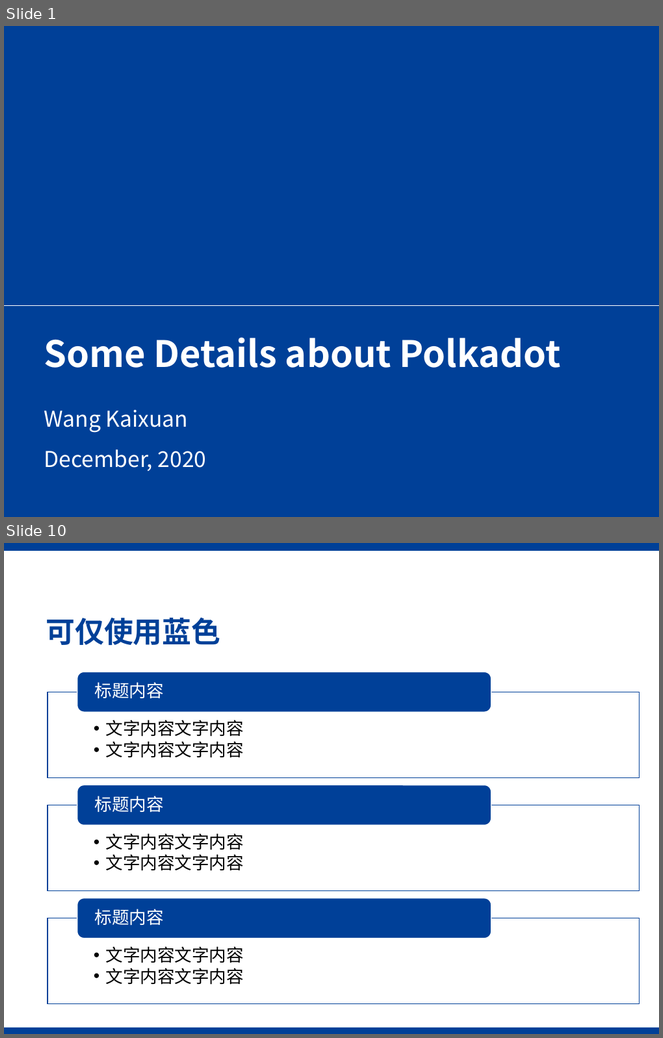
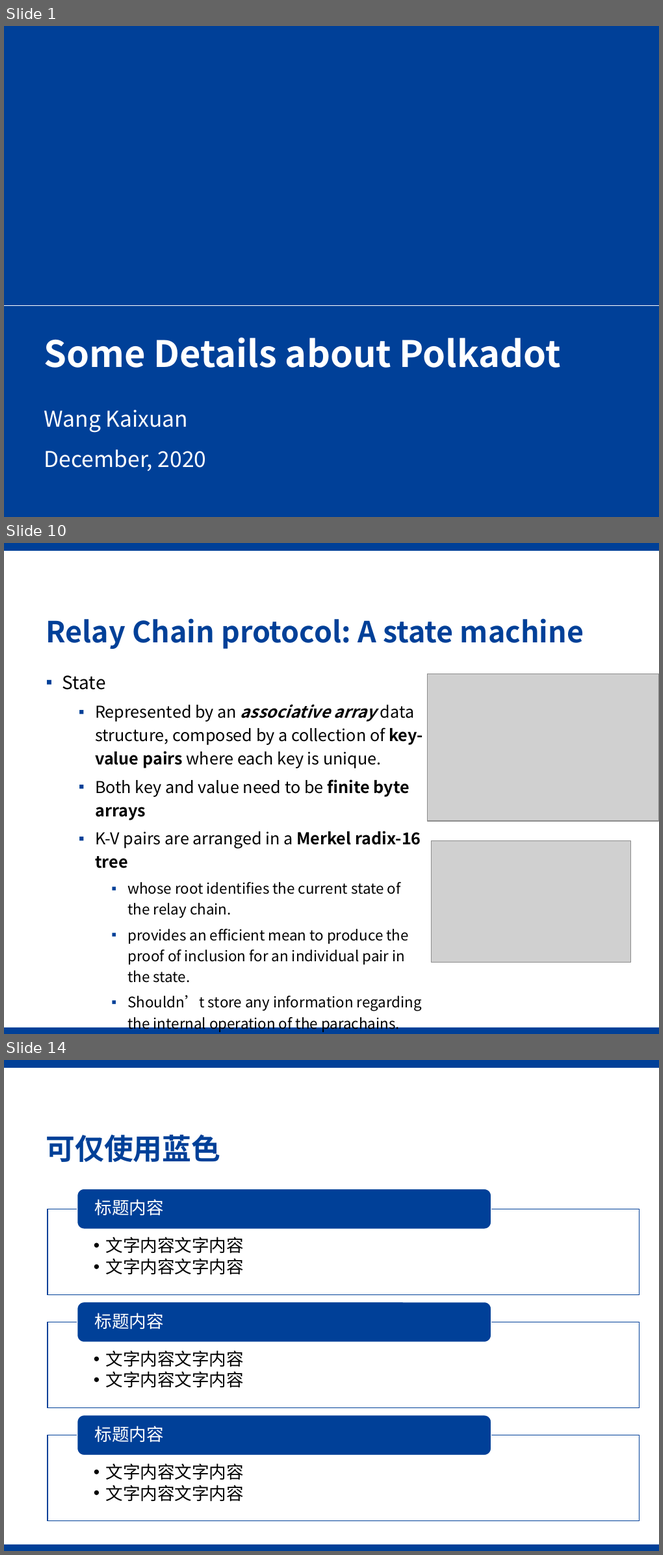
Before and after one commit to Voidkai/Polkadot, a slide deck: Polkadot-PPT.pptx. Shown one above the other, each under a label of ours: slides 1 and 10 before the commit, slides 1, 10 and 14 after it; the slides between them are not shown. The pictures are 663x1038 and 663x1555 pixels, drawn with LibreOffice and Linux fonts; fonts in the diff are those of the drawing; grey boxes stand for pictures; background and template pictures are left out. Boxes give left, top, right and bottom in pixels: in the first picture for what was removed or moved away, otherwise in the second. Text is boxed around its words. In the diff, an @@ line names an element or a change of style, - is before the commit and + after.

```diff
--- a/Polkadot-PPT.pptx
+++ b/Polkadot-PPT.pptx
@@ slide 10 added at [4,543,659,1034], background #FFFFFF; not listed: 2 template elements that a slide beside it also shows @@
@@ title added at [46,618,584,649], 32 pt, text #004098, bold @@
+Relay Chain protocol: A state machine
@@ text added at [62,676,423,1032], 16 pt, text #000000 @@
+▪ State
+  ▪ Represented by an associative array data structure, composed by a collection of key-value pairs where each key is unique.
+  ▪ Both key and value need to be finite byte arrays
+  ▪ K-V pairs are arranged in a Merkel radix-16 tree
+    ▪ whose root identifies the current state of the relay chain.
+    ▪ provides an efficient mean to produce the proof of inclusion for an individual pair in the state.
+    ▪ Shouldn’t store any information regarding the internal operation of the parachains.
@@ picture added at [427,674,659,821] @@
@@ picture added at [431,841,631,962] @@
@@ what was slide 10 is now slide 14 @@
```
Also in this commit, not shown: 9 slides changed, 3 other slides added, 3 other files.
